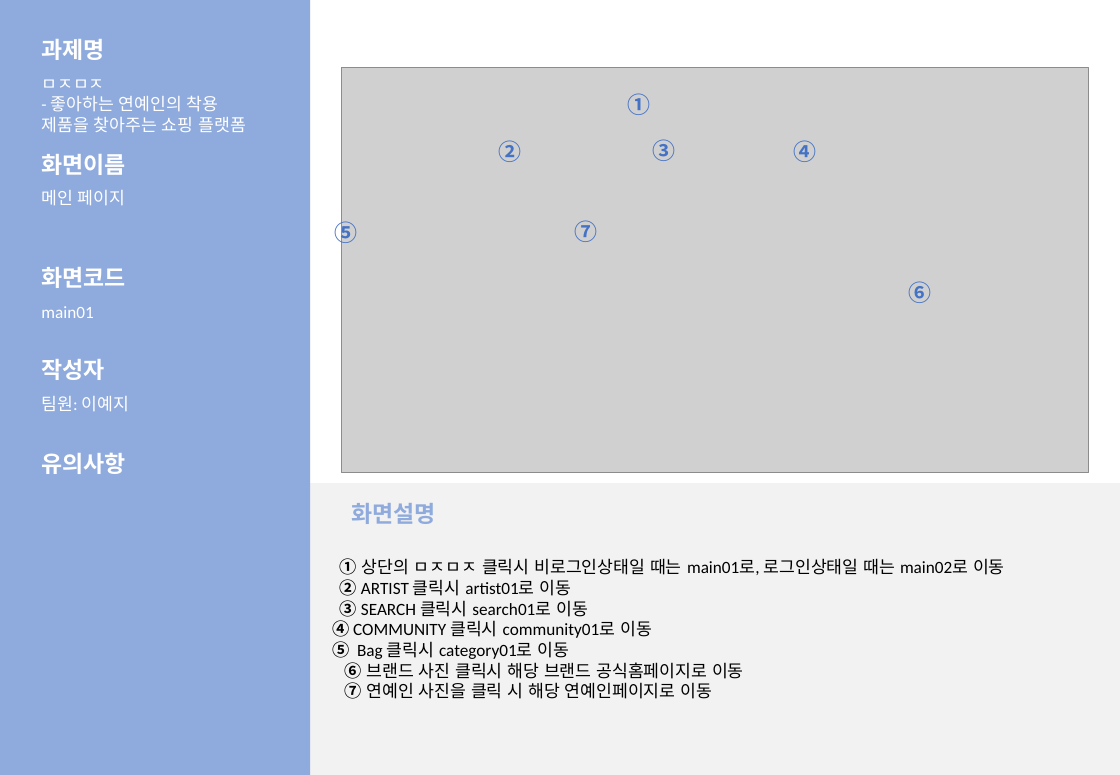
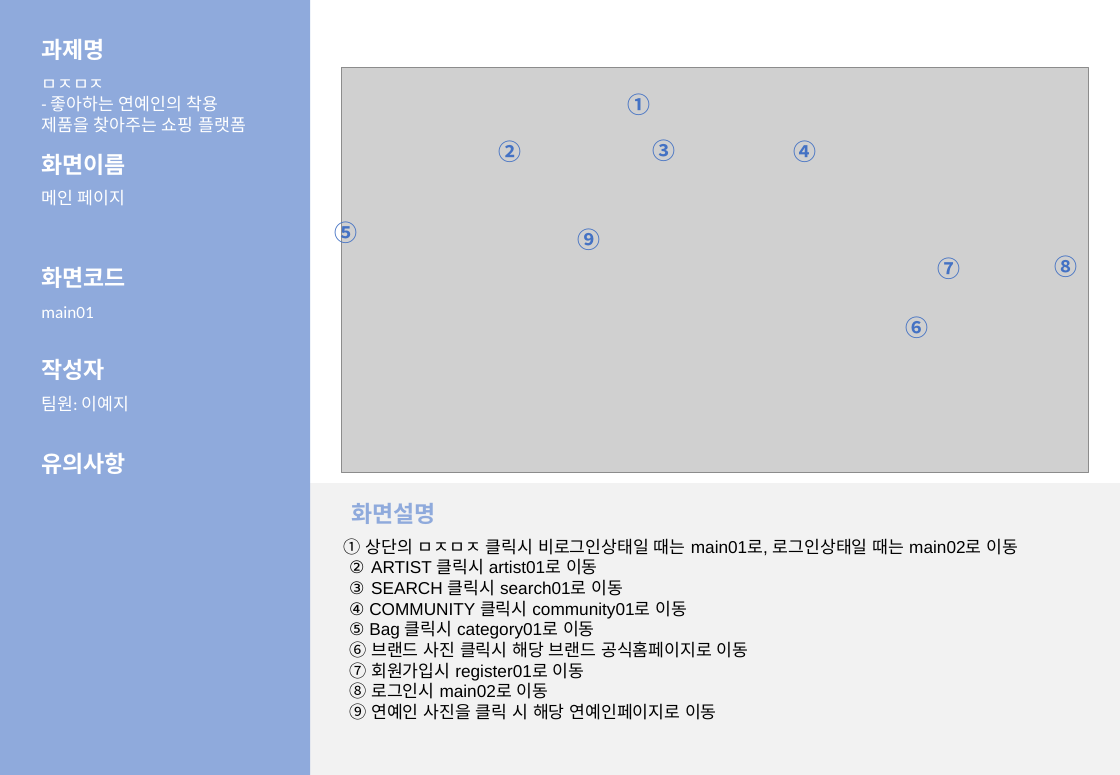
Before and after one commit to LeticiaKang/Project_Idol-Fandom-WebPlaform, a slide deck: slide 4 of 산출문서/화면설계서/화면설계서_서식(1조. HappyVirus) (2).pptx. Drawn at 1120x775 pixels with LibreOffice and Linux fonts; fonts in the diff are those of the drawing; grey boxes stand for pictures. Boxes give left, top, right and bottom in pixels: in the first picture for what was removed or moved away, otherwise in the second. Text is boxed around its words. In the diff, an @@ line names an element or a change of style, - is before the commit and + after.

```diff
--- a/산출문서/화면설계서/화면설계서_서식(1조. HappyVirus) (2).pptx
+++ b/산출문서/화면설계서/화면설계서_서식(1조. HappyVirus) (2).pptx
@@ text added at [578, 228, 601, 250], 16 pt, text #4472C4, bold @@
+⑨
@@ text "⑦": place and size @@
-text "⑦" at [574, 220, 597, 242]
+text "⑦" at [937, 257, 960, 279]
@@ text added at [1054, 255, 1077, 277], 16 pt, text #4472C4, bold @@
+⑧
@@ text "⑥": place and size @@
-text "⑥" at [909, 281, 932, 303]
+text "⑥" at [905, 316, 928, 338]
@@ text in rectangle at [343, 538, 1018, 658]: font Noto Sans CJK KR to Arial, bold off in "①", "②", "③", "④" and 2 more places; font Calibri to Arial in "상단의 ㅁㅈㅁㅈ 클릭시 비로그인상태일 때는 main01로, 로그인상태일 ...", "ARTIST 클릭시 artist01로 이동", "SEARCH 클릭시 search01로 이동", "COMMUNITY 클릭시 community01로 이동" and 2 more places @@
@@ text in rectangle at [349, 662, 717, 720]: text changed; font Calibri to Arial @@
-⑦ 연예인 사진을 클릭 시 해당 연예인페이지로 이동
+⑦ 회원가입시 register01로 이동
+⑧ 로그인시 main02로 이동
+⑨ 연예인 사진을 클릭 시 해당 연예인페이지로 이동
```
Also in this commit, not shown: 12 other slides changed, 1 other file.
